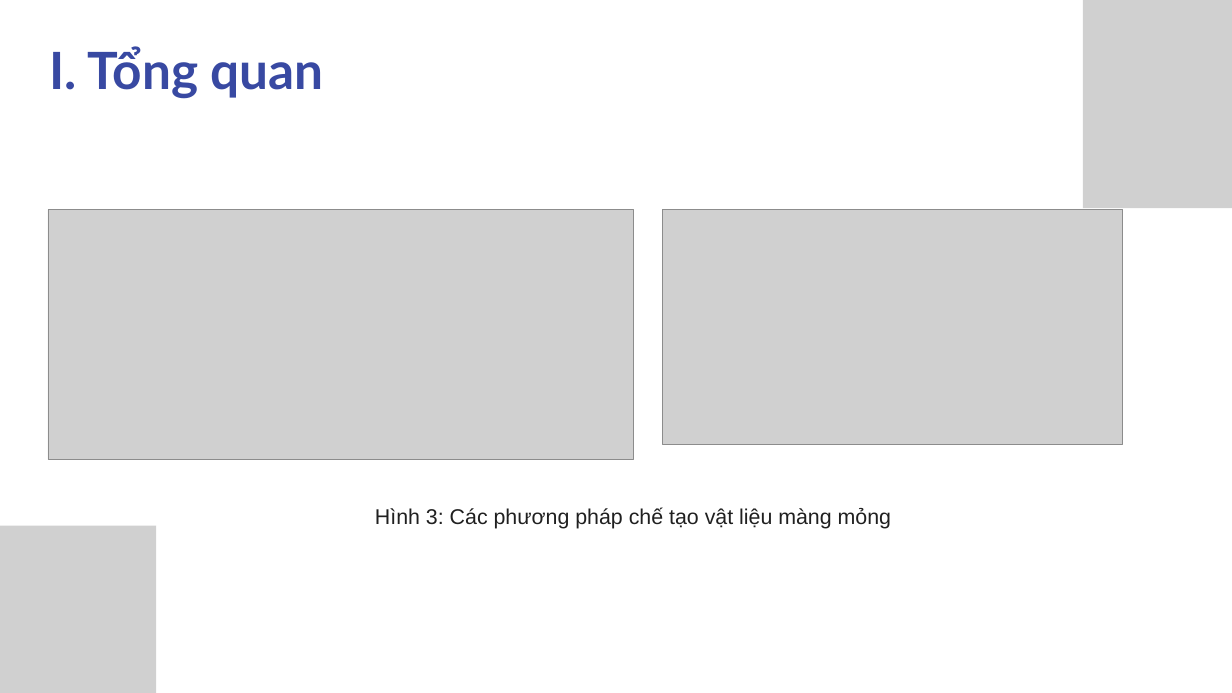
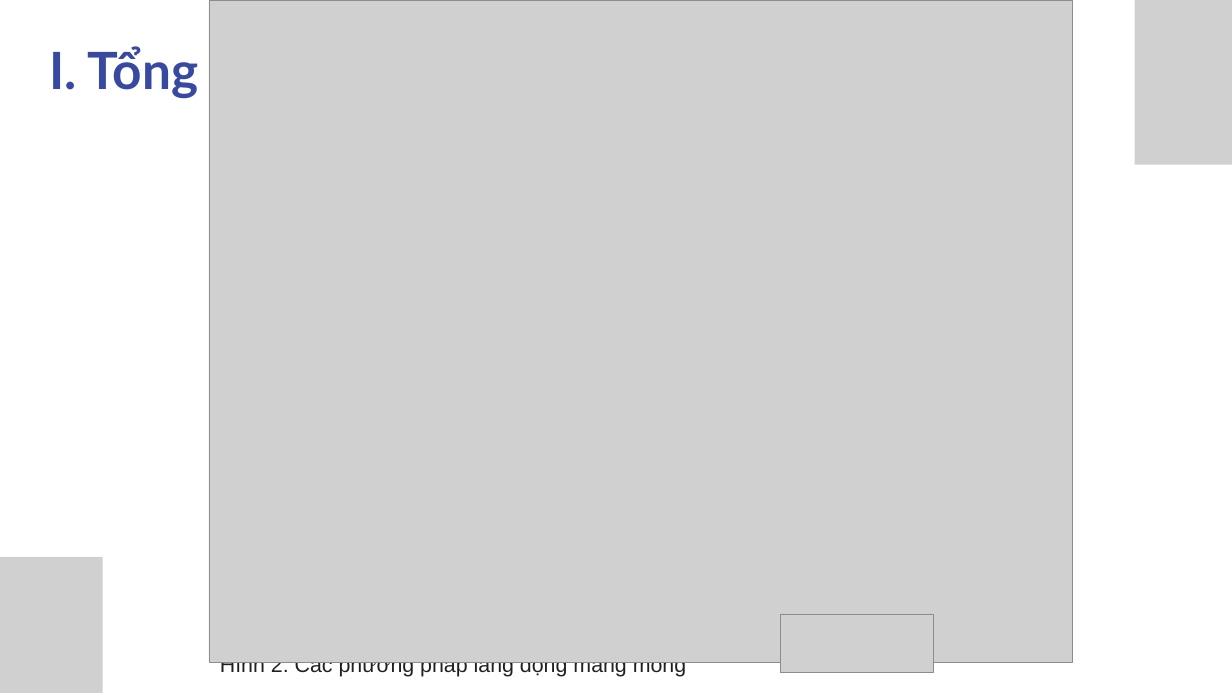
Before and after one commit to sptjerry19/bladecoating, a slide deck: slide 4 of reports/slide/Thiet-ke-Che-tao-May-Trang-Phu-Mang-Mong-ung-dung-trong-linh-kien-chuyen-doi-djien-nang-24032025.pptx (slide 5 before the commit). Drawn at 1232x693 pixels with LibreOffice and Linux fonts; fonts in the diff are those of the drawing; grey boxes stand for pictures. Boxes give left, top, right and bottom in pixels: in the first picture for what was removed or moved away, otherwise in the second. Text is boxed around its words. In the diff, an @@ line names an element or a change of style, - is before the commit and + after.

```diff
--- a/reports/slide/Thiet-ke-Che-tao-May-Trang-Phu-Mang-Mong-ung-dung-trong-linh-kien-chuyen-doi-djien-nang-24032025.pptx
+++ b/reports/slide/Thiet-ke-Che-tao-May-Trang-Phu-Mang-Mong-ung-dung-trong-linh-kien-chuyen-doi-djien-nang-24032025.pptx
@@ picture added at bbox=[209, 1, 1073, 662] @@
@@ picture: place and size @@
-picture at bbox=[1083, 0, 1232, 208]
+picture at bbox=[1135, 0, 1232, 164]
@@ picture removed at bbox=[48, 209, 633, 460] @@
@@ picture removed at bbox=[662, 209, 1123, 444] @@
@@ picture: place and size @@
-picture at bbox=[0, 525, 156, 693]
+picture at bbox=[0, 557, 103, 693]
@@ picture added at bbox=[780, 614, 933, 672] @@
@@ text at bbox=[220, 662, 686, 677]: text changed @@
-Hình 3: Các phương pháp chế tạo vật liệu màng mỏng
+Hình 2: Các phương pháp lắng đọng màng mỏng
```
Also in this commit, not shown: 6 other slides changed, 4 slides added, 1 slide removed.
